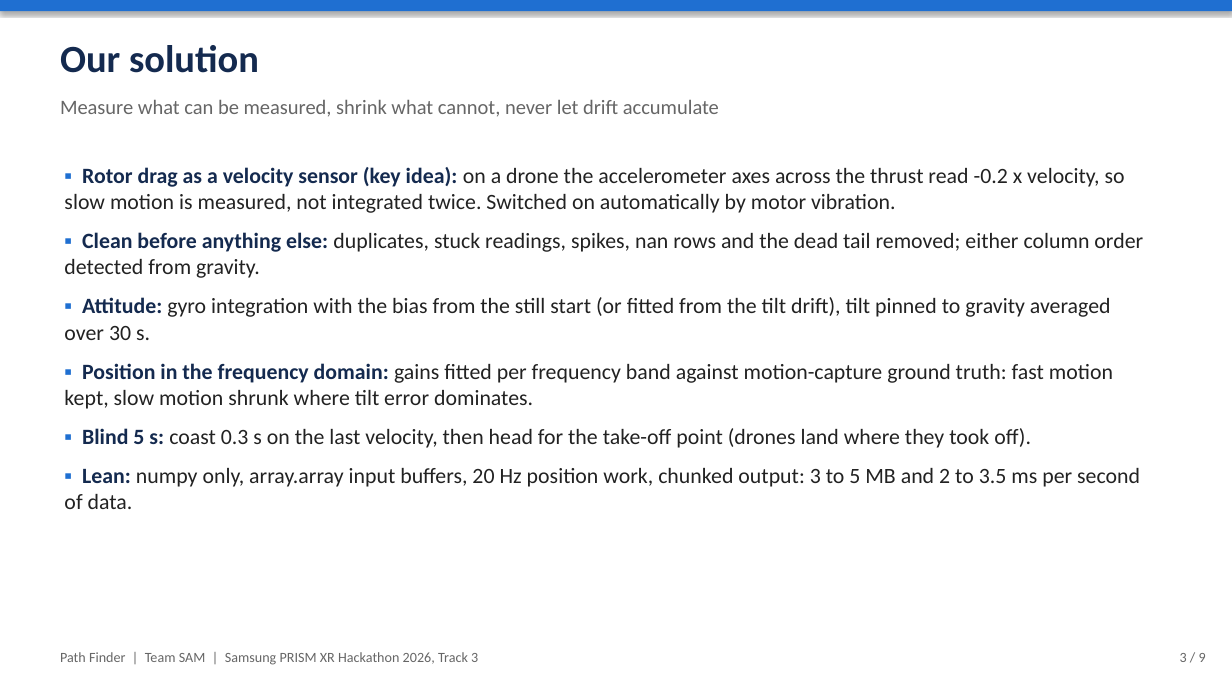
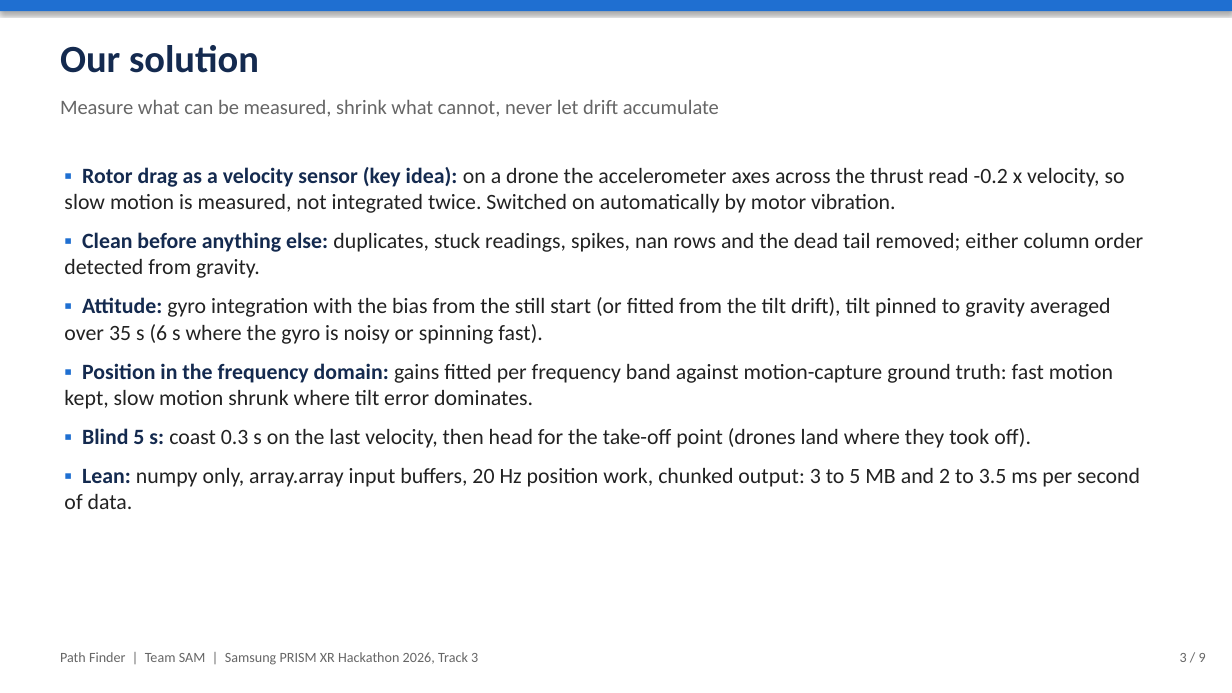
Before and after one commit to aniruddhamookerjee/Samsung-Prism, a slide deck: slide 3 of presentation/SRMIST_KTR_SAM.pptx. Drawn at 1232x693 pixels with LibreOffice and Linux fonts; fonts in the diff are those of the drawing. Boxes give left, top, right and bottom in pixels: in the first picture for what was removed or moved away, otherwise in the second. Text is boxed around its words. In the diff, an @@ line names an element or a change of style, - is before the commit and + after.

```diff
--- a/presentation/SRMIST_KTR_SAM.pptx
+++ b/presentation/SRMIST_KTR_SAM.pptx
@@ text at (64, 297, 1111, 344): text changed @@
-▪ Attitude: gyro integration with the bias from the still start (or fitted from the tilt drift), tilt pinned to gravity averaged over 30 s.
+▪ Attitude: gyro integration with the bias from the still start (or fitted from the tilt drift), tilt pinned to gravity averaged over 35 s (6 s where the gyro is noisy or spinning fast).
```
Also in this commit, not shown: 1 other slide changed, 5 other files.
